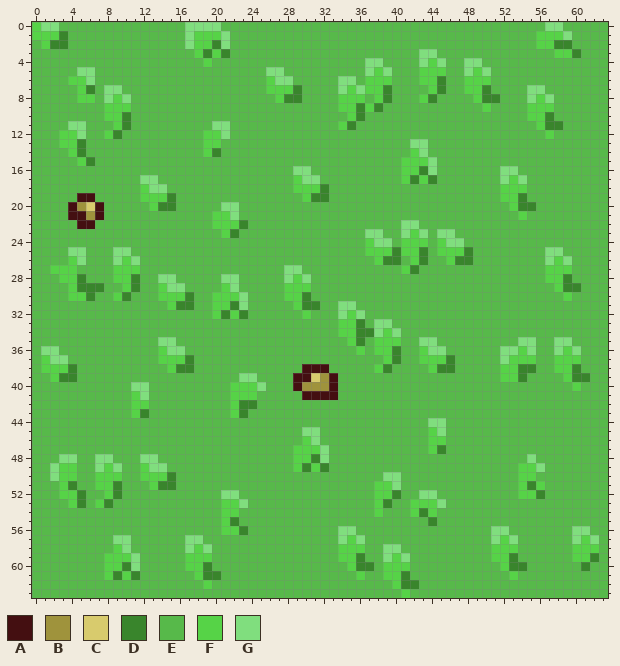
Pixel-art file, stored at graphics/Sprite-0008.aseprite. The first picture shows the starting point.
64x64 pixels, 1 frame.
Palette (. is transparent): A #440f11  B #9f933c  C #d8cb6d  D #39852c  E #57b94a  F #56d347  G #80de7e
And afterwards:
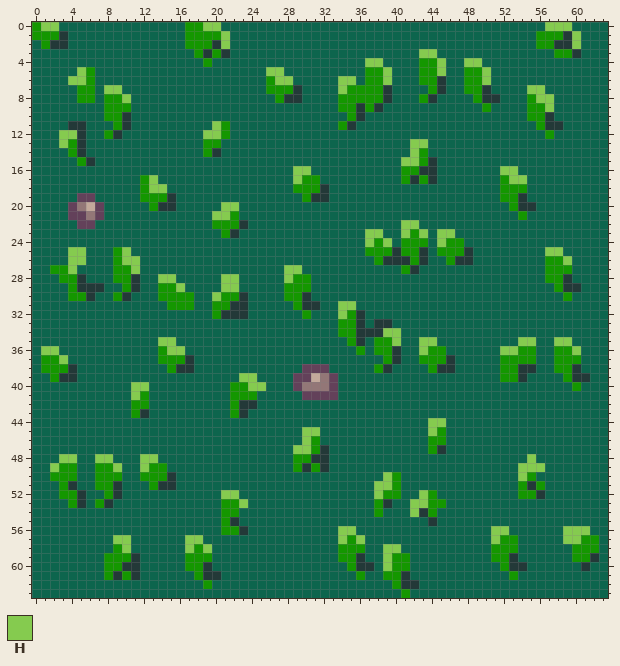
Colours new in this view: H #85cb4f
Changes in this commit:
colour A: #440f11 -> #63415a
colour B: #9f933c -> #937777
colour C: #d8cb6d -> #c3a99b
colour D: #39852c -> #233938
colour E: #57b94a -> #0d654d
colour F: #56d347 -> #149700
Changed rows in their new state; - is a pixel that keeps its letter.
first column x 1:
 0 HH--------------FFHH------------------------------------HHH---
 1 ----------------F---H-------------------------------------DH--
 2 ----------------F---H--------------------------------------H--
 3 ------------------------------------------HH------------------
 4 ------------------------------------HH----F-H--HH-------------
 5 ----HF-------------------HH---------F-H-----H--F-H------------
 6 ---HHF--------------------HH-----HH---H----------H------------
 7 -----F-HH------------------------H-F------------------HH------
 8 -------F-H--------------------------F-----------------FHH-----
 9 --------------------------------------------------------H-----
11 ---DD--------------HF-----------------------------------------
12 --HHD-------------HHF-----------------------------------------
13 --H--------------------------------------HH-------------------
14 -----------------------------------------HF-------------------
15 ----------------------------------------HH-D------------------
16 ----------------------------HH-------------D-------HH---------
17 -----------FH---------------HFF--------------------FHH--------
18 ------------HH------------------------------------------------
20 --------------------HH----------------------------------------
21 -------------------HHF----------------------------------------
22 ----------------------------------------HH--------------------
23 ------------------------------------HH--H-H-HH----------------
24 ------------------------------------HFH-----HFF---------------
25 ---HH---FH----------------------------------------------HH----
26 ---HH---FHH-----------------------------D---------------F-H---
27 ---H------H----------------HH---------------------------------
28 -------------HH-----HH-----H-F--------------------------------
29 --------------FH----HH----------------------------------------
30 ----------------F--H--D---------------------------------------
31 ---------------FF-----D----------HH---------------------------
32 ---------------------D-----------H-D--------------------------
33 -------------------------------------DD-----------------------
34 -------------------------------------DHH----------------------
35 -------------HH------------------------H--HH---------HH--HH---
36 HH------------HH--------------------------HFF------HH-F--F-H--
37 -FH------------------------------------------------F----------
39 ----------------------HH--------------------------------------
40 ----------HH-----------HH-------------------------------------
41 ----------HF--------------------------------------------------
44 -------------------------------------------HH-----------------
45 -----------------------------HH------------HF-----------------
46 -----------------------------HF-------------------------------
47 ----------------------------HH-D------------------------------
48 --HH--HH---HH------------------D----------------------H-------
49 -H----F-H--HFF---------------------------------------HHH------
50 -F------------------------------------HF-------------H--------
51 -------------------------------------HHF----------------------
52 --------------------HH---------------H-F--HF------------------
53 ----------------------H------------------HH-F-----------------
54 -----------------------------------------H--------------------
56 ---------------------------------HH---------------HH------HHH-
57 --------HH------HH---------------H-H--------------H-F-----HH-F
58 ---------H------H-H-------------------HH----------------------
59 ----------D---------------------------H-F---------------------
60 ----------D---------------------------H-----------------------
Boxes around the changes in both pictures, in picture pixels (x1, y1, x2, y2):
changed: (32, 22, 608, 598)
